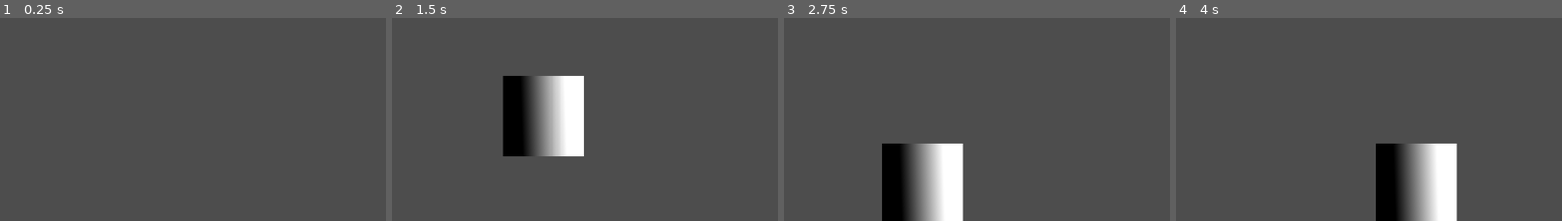
Above: before the commit, frames 1-4 (left to right).
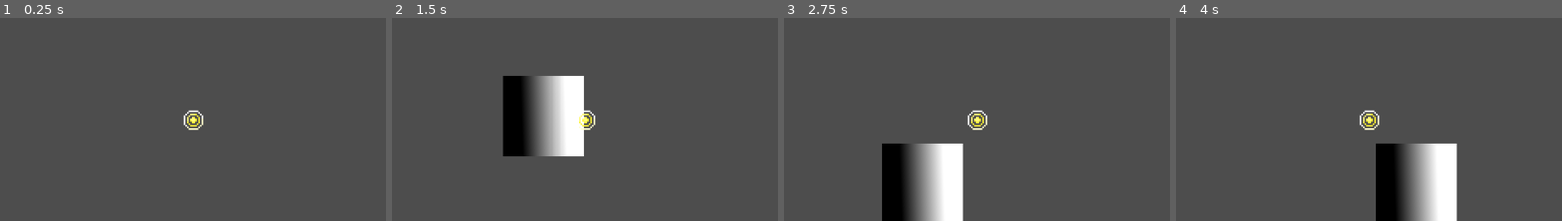
Above: after the commit, the same moments.

Repository: ManechLepage/PlatformerJam
Game: Godot game, scene res://Scenes/main.tscn
Two runs of this game, one before a commit and one after it. Both use one fixed random seed, a clock stepped at 60 frames per second and the inputs below.
Inputs:
- Up to frame 1 (0.25 s): no input
- Up to frame 2 (1.5 s): hold Right (Right) from 0.53 s (still down); tap W (Jump) at 0.77 s
- Up to frame 3 (2.75 s): tap W (Jump) at 1.52 s; release Right (Right) at 2.03 s; hold Left (Left) from 2.03 s (still down)
- Up to frame 4 (4 s): release Left (Left) at 2.78 s; hold Right (Right) from 2.78 s (still down); tap W (Jump) at 3.02, 3.77 s
The pictures show only the part of the screen within x 38-88%, y 37-87%; the shares and areas given below are measured in that part.

The runs differ from the first frame. In frame 1, 0.3% of the frame differs, in the area x 47-53%, y 45-56%; in frame 2, 0.2%; in frame 3, 0.3%; in frame 4, 0.3%.

Commit message:
ajout de boule jaune et petit goon

Diff:
--- a/platformer-jam/Scenes/main.tscn
+++ b/platformer-jam/Scenes/main.tscn
@@ -1,6 +1,7 @@
 [gd_scene format=3 uid="uid://b1a3pis82gmoo"]
 
 [ext_resource type="PackedScene" uid="uid://jus0vffp4nem" path="res://Scenes/Player/player.tscn" id="1_jjgbg"]
+[ext_resource type="PackedScene" uid="uid://d08qp6wyfg55j" path="res://Scenes/yellow_ball.tscn" id="2_bo1nx"]
 
 [sub_resource type="FastNoiseLite" id="FastNoiseLite_57qmd"]
 
@@ -28,3 +29,6 @@
 [node name="CollisionShape2D" type="CollisionShape2D" parent="StaticBody2D" unique_id=1365587912]
 position = Vector2(41, 23.5)
 shape = SubResource("RectangleShape2D_yf5fn")
+
+[node name="Node2D" parent="." unique_id=1760792903 instance=ExtResource("2_bo1nx")]
+position = Vector2(603, 344)
--- /dev/null
+++ b/platformer-jam/Scenes/yellow_ball.gd
@@ -0,0 +1,21 @@
+extends Node2D
+@onready var Area: Area2D = $Area
+
+# Called when the node enters the scene tree for the first time.
+func _ready() -> void:
+	Area.body_entered.connect(_on_body_entered)
+	Area.body_exited.connect(_on_body_exited)
+
+
+
+# Called every frame. 'delta' is the elapsed time since the previous frame.
+func _process(delta: float) -> void:
+	pass
+
+func _on_body_entered(body):
+	if body.name == "Player":
+		body.has_jumped = false
+
+func _on_body_exited(body):
+	if body.name == "Player":
+		body.has_jumped = true
--- /dev/null
+++ b/platformer-jam/Scenes/yellow_ball.tscn
@@ -0,0 +1,19 @@
+[gd_scene format=3 uid="uid://d08qp6wyfg55j"]
+
+[ext_resource type="Script" uid="uid://drmplgba2oyv7" path="res://Scenes/yellow_ball.gd" id="1_1ytvh"]
+[ext_resource type="Texture2D" uid="uid://cai7dkna6mm4v" path="res://Sprites/boulejaune.png" id="1_426vg"]
+
+[sub_resource type="CircleShape2D" id="CircleShape2D_bhunq"]
+radius = 7.0
+
+[node name="Yellowball" type="Node2D" unique_id=1760792903]
+scale = Vector2(2, 2)
+script = ExtResource("1_1ytvh")
+
+[node name="Area" type="Area2D" parent="." unique_id=1068528286]
+
+[node name="CollisionShape2D" type="CollisionShape2D" parent="Area" unique_id=1615720275]
+shape = SubResource("CircleShape2D_bhunq")
+
+[node name="Sprite2D" type="Sprite2D" parent="." unique_id=226457427]
+texture = ExtResource("1_426vg")
--- a/platformer-jam/Scripts/Player/StateMachine/jump.gd
+++ b/platformer-jam/Scripts/Player/StateMachine/jump.gd
@@ -3,7 +3,6 @@
 @export var idle: State
 @export var run: State
 @export var fall: State
-
 @export var jump_force: float = 500.0
 
 func enter():
--- a/platformer-jam/Scripts/Player/player.gd
+++ b/platformer-jam/Scripts/Player/player.gd
@@ -19,6 +19,7 @@
 
 func _process(delta):
 	state_machine.process_frame(delta)
+	print(has_jumped)
 
 func _unhandled_input(event):
 	state_machine.process_inputs(event)
Not shown, added: platformer-jam/Scenes/yellow_ball.gd.uid
Binary file added: platformer-jam/Sprites/boulejaune.png
Not shown, added: platformer-jam/Sprites/boulejaune.png.import
